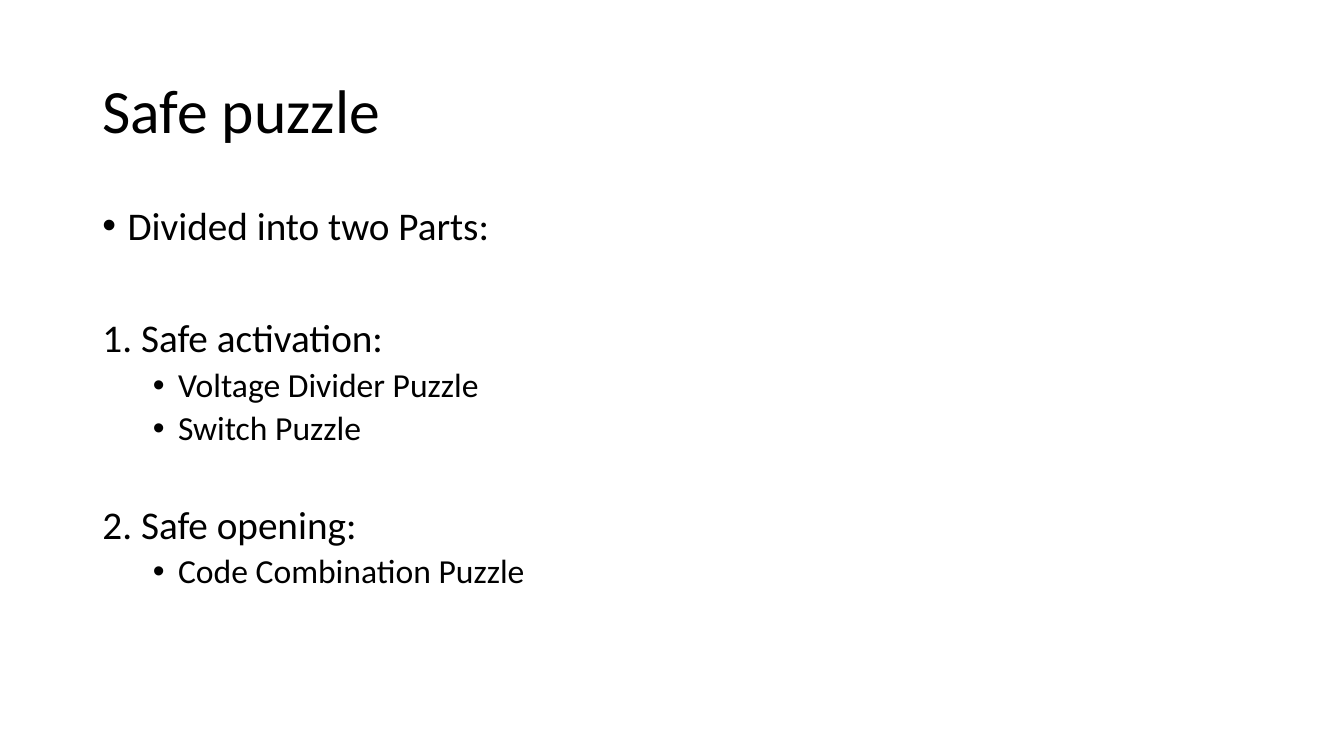
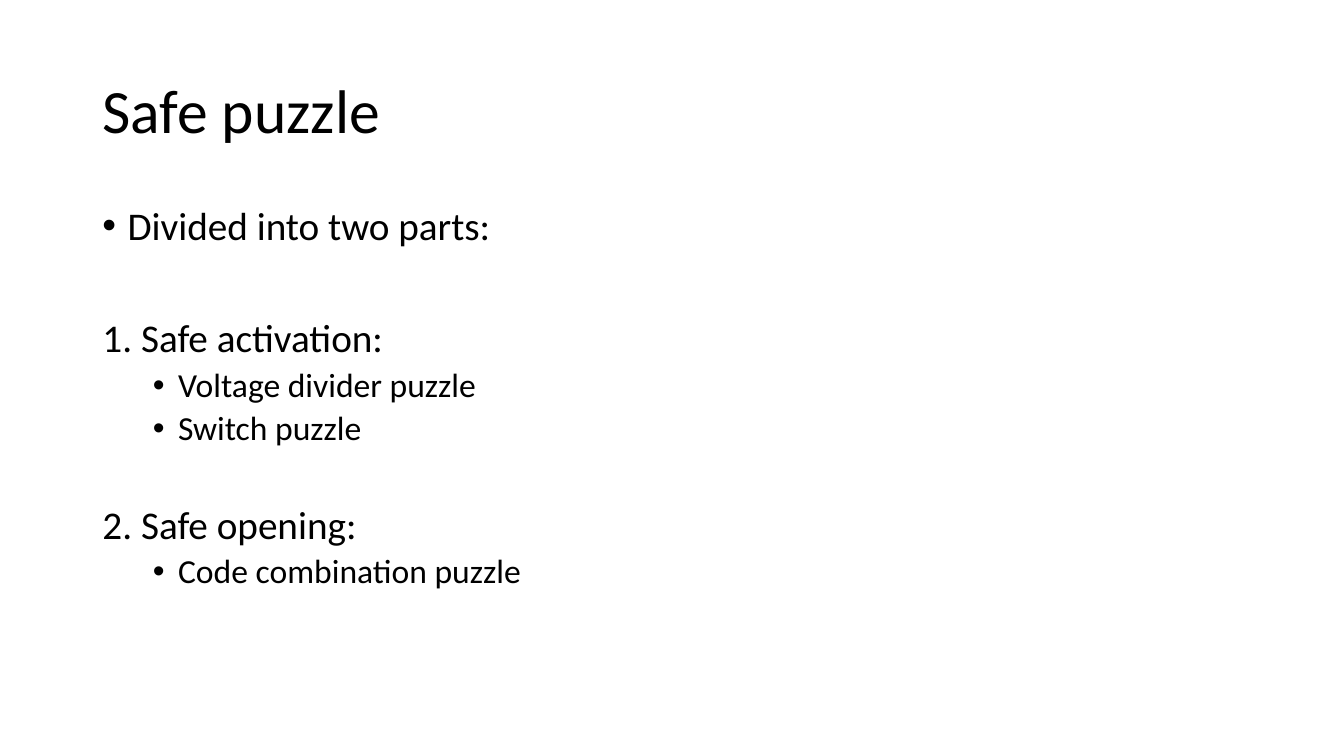
Before and after one commit to ubilab-escape/safe, a slide deck: slide 3 of FinalPresentation.pptx. Drawn at 1344x756 pixels with LibreOffice and Linux fonts; fonts in the diff are those of the drawing. Boxes give left, top, right and bottom in pixels: in the first picture for what was removed or moved away, otherwise in the second. Text is boxed around its words. In the diff, an @@ line names an element or a change of style, - is before the commit and + after.

Commit message:
Updated Slides

```diff
--- a/FinalPresentation.pptx
+++ b/FinalPresentation.pptx
@@ text at [128, 212, 490, 247]: text changed @@
-• Divided into two Parts:
+• Divided into two parts:
@@ text at [178, 373, 476, 446]: text changed @@
-  • Voltage Divider Puzzle
-  • Switch Puzzle
+  • Voltage divider puzzle
+  • Switch puzzle
@@ text at [178, 559, 521, 589]: text changed @@
-  • Code Combination Puzzle
+  • Code combination puzzle
```
Also in this commit, not shown: 2 other slides changed, 1 slide added, 5 other files.
